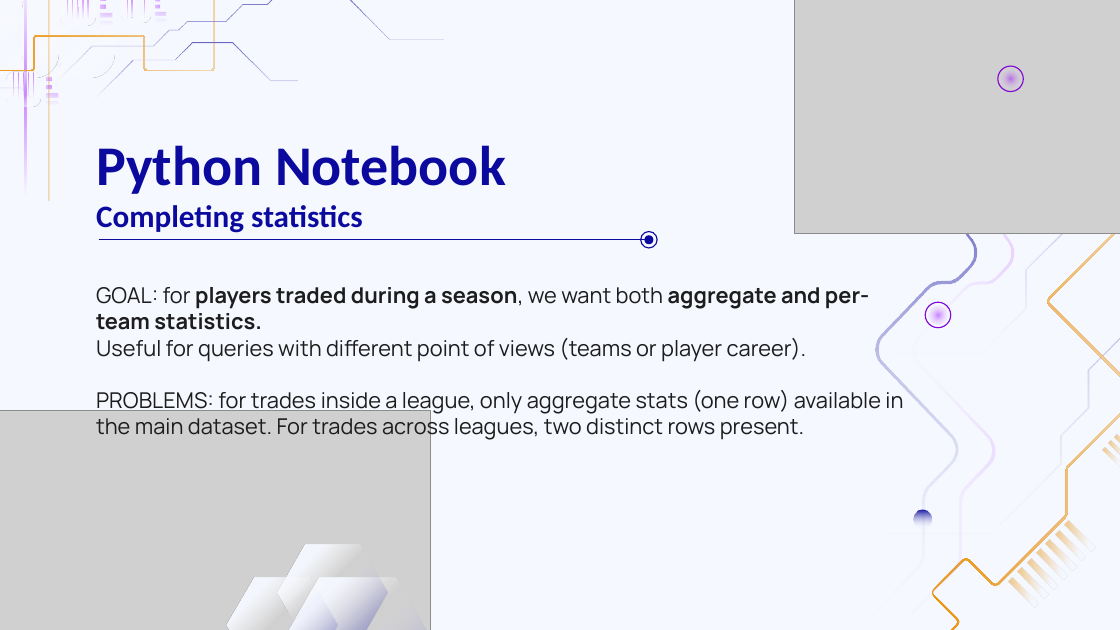
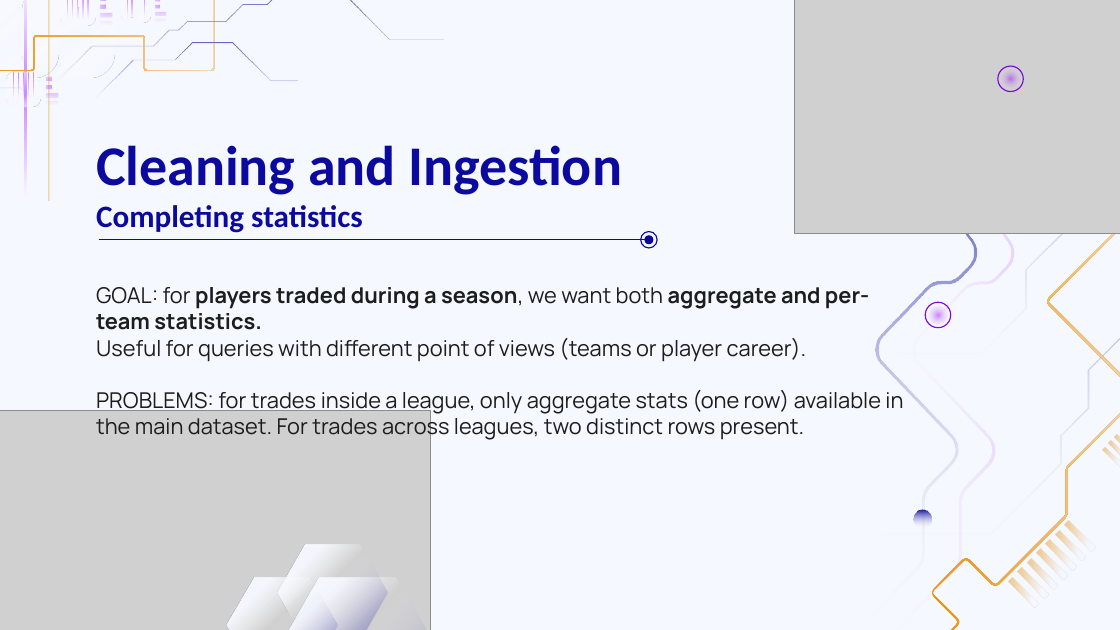
Before and after one commit to MarcoGasparini00/DataCrafters, a slide deck: slide 14 of presentation/DB2.pptx (slide 13 before the commit). Drawn at 1120x630 pixels with LibreOffice and Linux fonts; fonts in the diff are those of the drawing; grey boxes stand for pictures. Boxes give left, top, right and bottom in pixels: in the first picture for what was removed or moved away, otherwise in the second. Text is boxed around its words. In the diff, an @@ line names an element or a change of style, - is before the commit and + after.

```diff
--- a/presentation/DB2.pptx
+++ b/presentation/DB2.pptx
@@ title at bbox=[96, 145, 622, 233]: text changed; size 20 to 36 pt @@
-Python Notebook
-Completing statistics
+Cleaning and Ingestion
+Completing statistics
```
Also in this commit, not shown: 12 other slides changed, 2 slides added, 3 slides removed.
